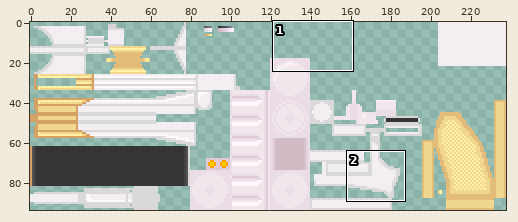
Sprite sheet -- src/main/resources/assets/hbm/textures/models/weapons/dani_celestial.png. The first picture is a wide view before the edit; the outline marks the close-up.
Close-up. The starting point:
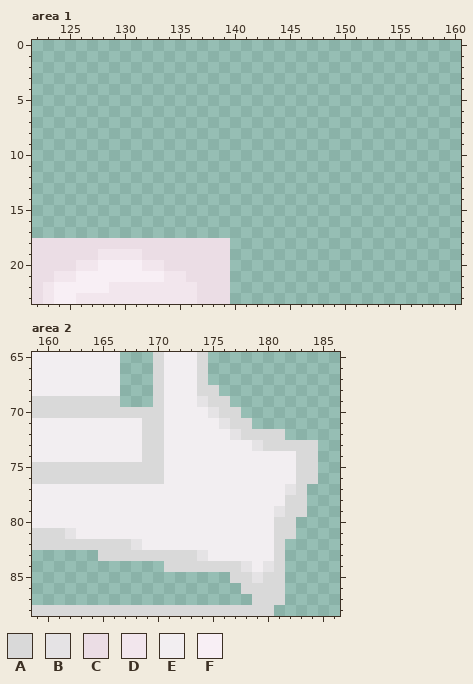
The file is 238x94 pixels. Shown: area 1: x 122..160, y 0..23; area 2: x 159..186, y 65..88.
Palette (. is transparent): A #d9d9d9  B #e5e3e5  C #ebdde5  D #f2e6ed  E #f2eef1  F #f8eff5
Pixels before, area 1, first column x 122:
18 CCCCCCCCCCCCCCCCCC
19 CCCCCCDDDDCCCCCCCC
20 CCCCDDFFFFDDCCCCCC
21 CCDDFFFFFFFFDDCCCC
22 CDFFFFFDDDDDDDDCCC
23 CDFFDDDDDDDDDDDCCC
Pixels before, area 2, first column x 159:
65 EEEEEEEE...AEEEA..........
66 EEEEEEEE...AEEEA..........
67 EEEEEEEE...AEEEA..........
68 EEEEEEEE...AEEEAA.........
69 AAAAAAAA...AEEEBAA........
70 AAAAAAAAAAAAEEEEBAA.......
71 EEEEEEEEEEAAEEEEEBAA......
72 EEEEEEEEEEAAEEEEEEBAAAA...
73 EEEEEEEEEEAAEEEEEEEEBAAAAA
74 EEEEEEEEEEAAEEEEEEEEEEEEAA
75 AAAAAAAAAAAAEEEEEEEEEEEEAA
76 AAAAAAAAAAAAEEEEEEEEEEEEAA
77 EEEEEEEEEEEEEEEEEEEEEEEBA.
78 EEEEEEEEEEEEEEEEEEEEEEEAA.
79 EEEEEEEEEEEEEEEEEEEEEEBAA.
80 EEEEEEEEEEEEEEEEEEEEEEAA..
81 AAABEEEEEEEEEEEEEEEEEEAA..
82 AAAAAAAAABEEEEEEEEEEEEA...
83 ......AAAAAAAAABEEEEEEA...
84 ............AAAAAAABEBA...
85 ..................AABAA...
86 ...................AAAA...
87 ....................AAA...
88 AAAAAAAAAAAAAAAAAAAAAA....
After the commit:
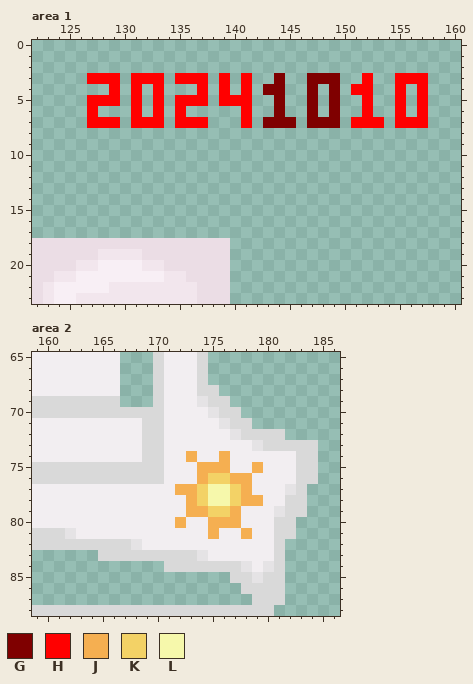
Colours new in this view: G #7f0000  H #ff0000  J #f5af51  K #f3d266  L #f6f8ab
From old to new:
Changed rows in their new state; - is an unchanged pixel.
Area 1:
first column x 127:
 3 HHH-HHH-HHH-H-H--G--GGG--H--HHH
 4 --H-H-H---H-H-H-GG--G-G-HH--H-H
 5 HHH-H-H-HHH-HHH--G--G-G--H--H-H
 6 H---H-H-H-----H--G--G-G--H--H-H
 7 HHH-HHH-HHH---H-GGG-GGG-HHH-HHH
Area 2:
first column x 172:
74 -J--J---
75 --JJJ--J
76 --JKKJJ-
77 JJKLLKJ-
78 -JKLLKJJ
79 -JJKKJ--
80 J--JJJ--
81 ---J--J-
Boxes around the changes in both close-ups, in picture pixels (x1, y1, x2, y2):
added: (87, 73, 428, 128)
changed: (175, 451, 263, 539)
